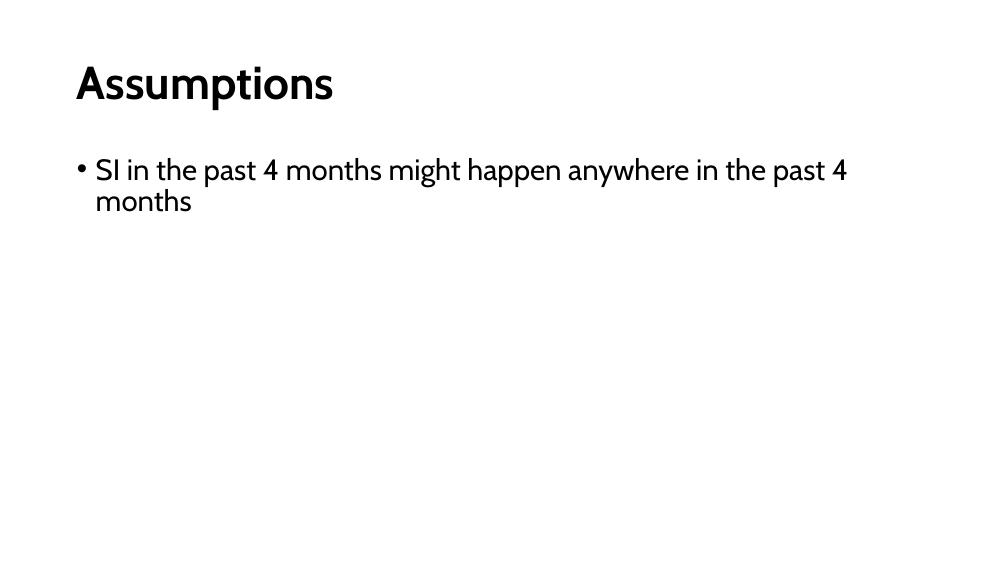
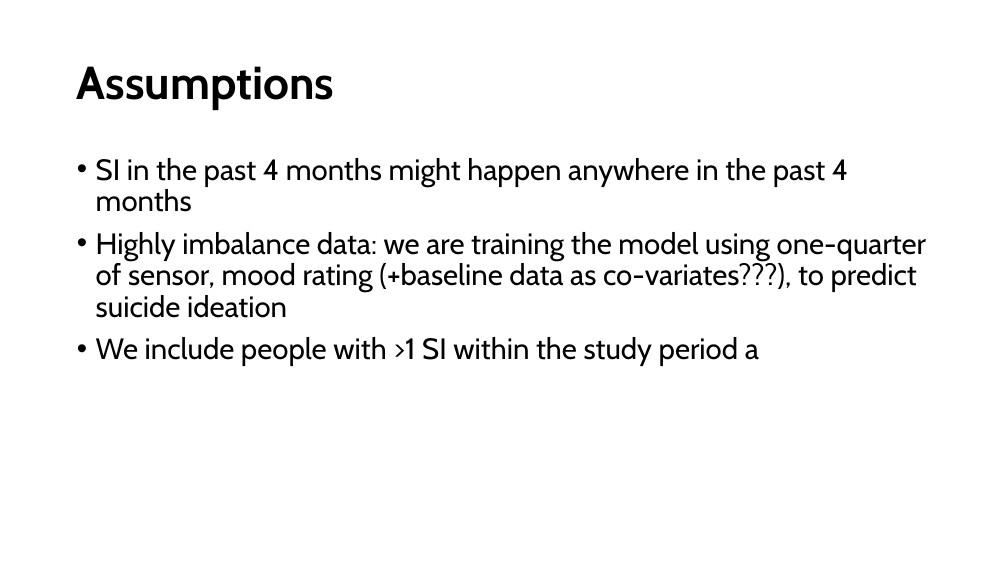
Before and after one commit to alexanderquispe/PassiveSensing-Symptoms-NetworkAnalysis, a slide deck: slide 5 of ORIE_5160_Final_Project_Presentation_11.20.24.pptx. Drawn at 1008x567 pixels with LibreOffice and Linux fonts; fonts in the diff are those of the drawing. Boxes give left, top, right and bottom in pixels: in the first picture for what was removed or moved away, otherwise in the second. Text is boxed around its words. In the diff, an @@ line names an element or a change of style, - is before the commit and + after.

```diff
--- a/ORIE_5160_Final_Project_Presentation_11.20.24.pptx
+++ b/ORIE_5160_Final_Project_Presentation_11.20.24.pptx
@@ text at [96,232,927,366]: paragraphs added @@
+• Highly imbalance data: we are training the model using one-quarter of sensor, mood rating (+baseline data as co-variates???), to predict suicide ideation
+• We include people with >1 SI within the study period a
```
Also in this commit, not shown: 1 other slide changed, 1 other file.
